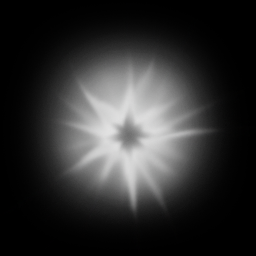
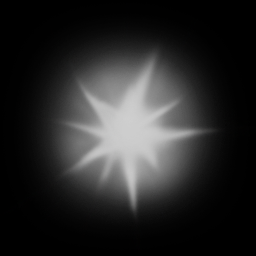
Revision of a layered 256 × 256 image; what changed, layer by layer:
hid "Layer 3" over [92, 88, 162, 217]
painted on "Layer 2 copy" over [97, 30, 216, 195]
hid "Layer 2" over [24, 24, 230, 233]
